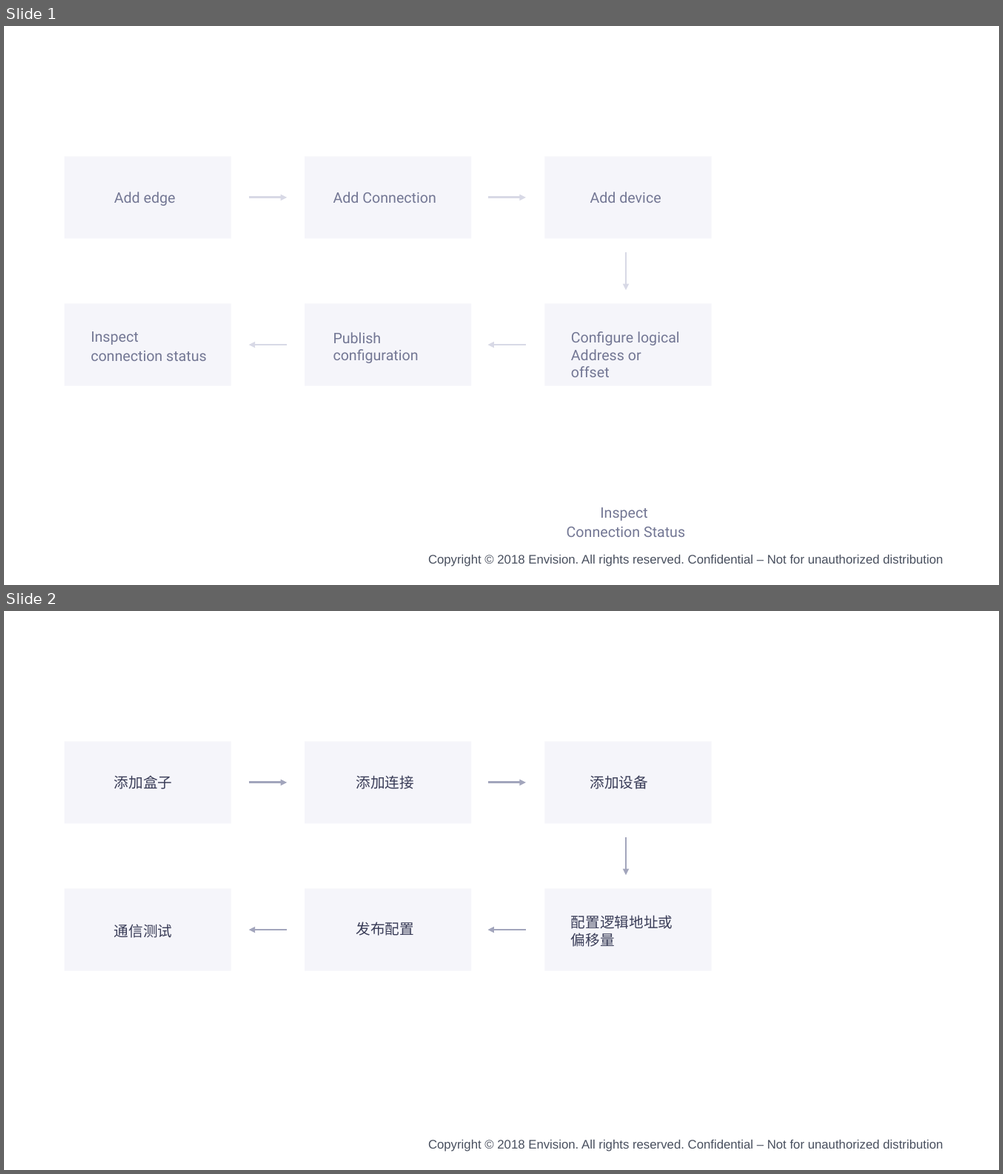
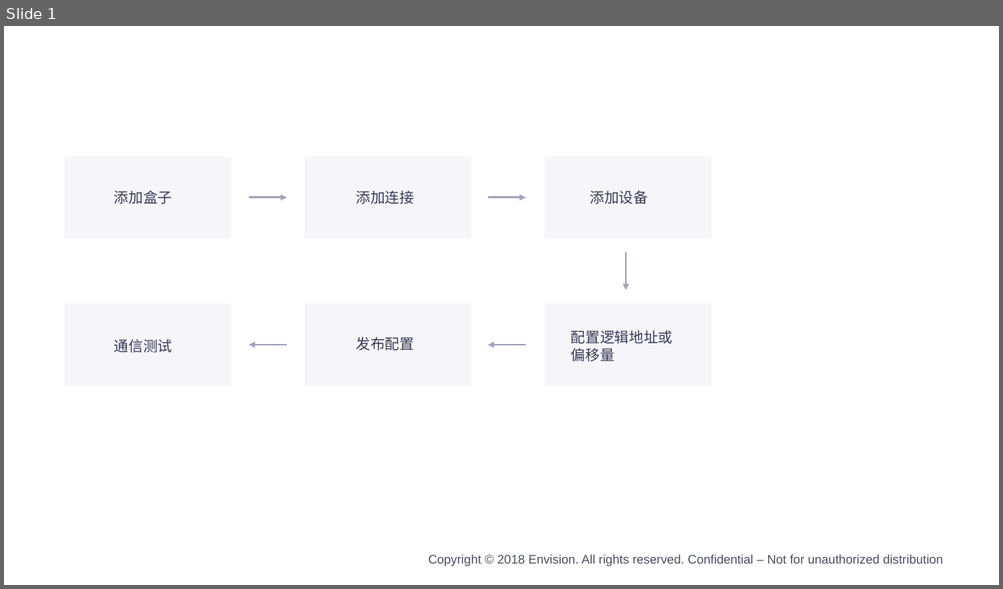
Before and after one commit to EnvisionDoc/enos_edge_zh, a slide deck: media/edge.pptx. Shown one above the other, each under a label of ours: slides 1 and 2 before the commit, slide 1 after it. The pictures are 1003x1174 and 1003x589 pixels, drawn with LibreOffice and Linux fonts; fonts in the diff are those of the drawing; background and template pictures are left out. Boxes give left, top, right and bottom in pixels: in the first picture for what was removed or moved away, otherwise in the second. Text is boxed around its words. In the diff, an @@ line names an element or a change of style, - is before the commit and + after.

```diff
--- a/media/edge.pptx
+++ b/media/edge.pptx
@@ slide 1 removed at <box>4,26,999,585</box>, background #FFFFFF; not listed: 1 template element that a slide beside it also shows @@
@@ group removed at <box>65,156,711,386</box>: 6 rectangles, 6 texts, 5 arrows @@
-Add Connection
-Add device
-Publish configuration
-Add edge
-Inspect
-connection status
-Configure logical
-Address or offset
@@ text removed at <box>566,508,685,537</box> @@
-Inspect
-Connection Status
@@ what was slide 2 is now slide 1 @@
```
Also in this commit, not shown: 2 other slides removed, 4 other files.
